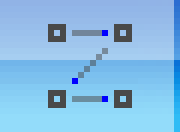
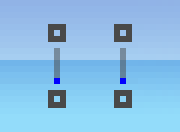
The second 180px x 132px image is a revision of the first. Changes to its layers:
painted on "Слой 4" over (x1=54, y1=30, x2=126, y2=102)
painted on "Слой 3" over (x1=54, y1=30, x2=126, y2=102)
removed layer "Слой 18" over (x1=54, y1=0, x2=180, y2=132)
added layer "Слой 22" above "Слой 1" over (x1=54, y1=0, x2=180, y2=132)
